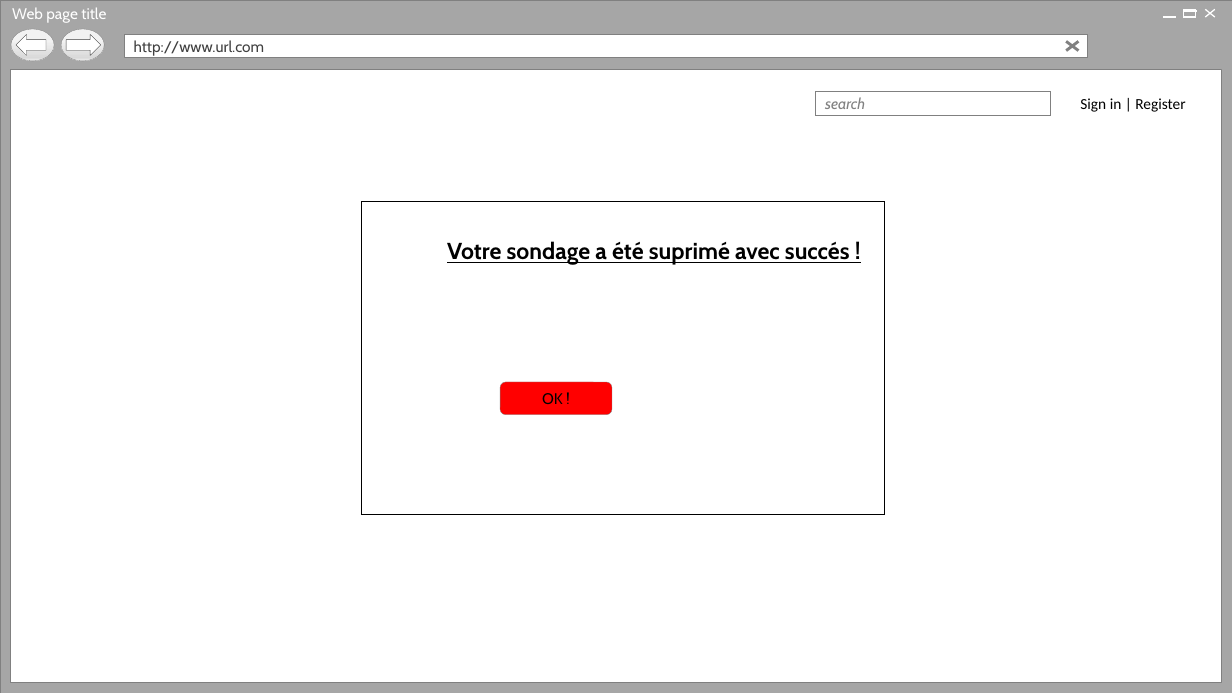
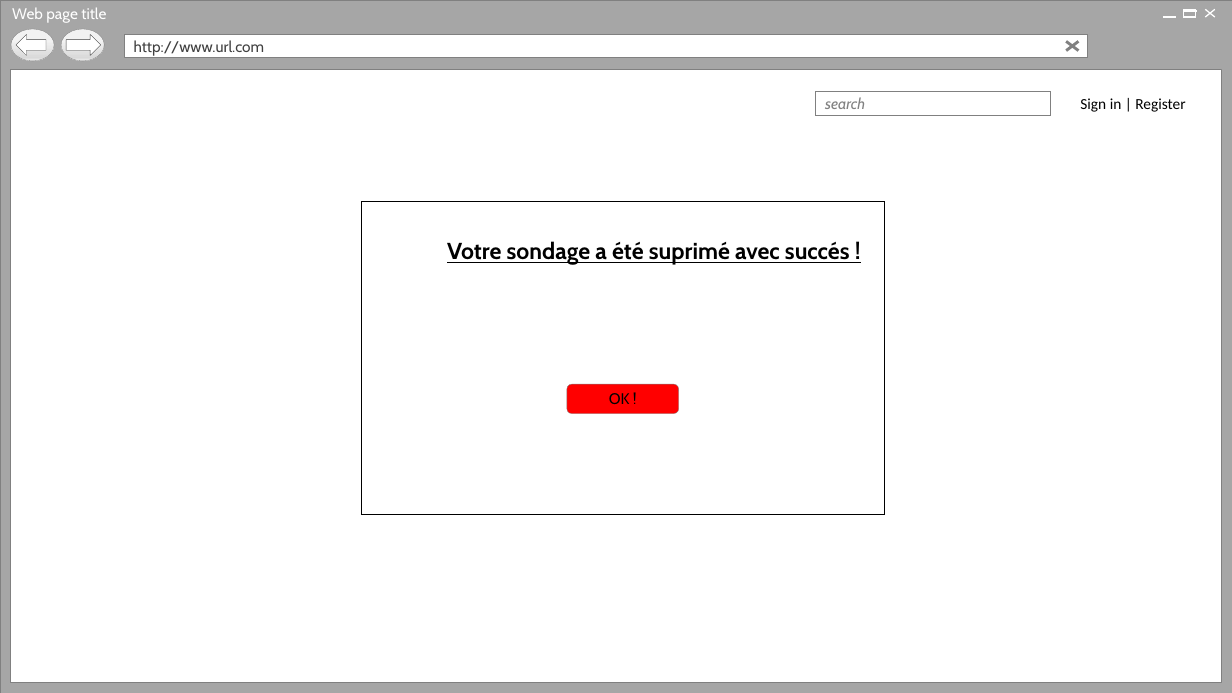
Before and after one commit to Holyz1988/PROJET1-ASP.NET, a slide deck: slide 22 of Page d’acceuil.pptx (slide 23 before the commit). Drawn at 1232x693 pixels with LibreOffice and Linux fonts; fonts in the diff are those of the drawing; background and template pictures are left out. Boxes give left, top, right and bottom in pixels: in the first picture for what was removed or moved away, otherwise in the second. Text is boxed around its words. In the diff, an @@ line names an element or a change of style, - is before the commit and + after.

```diff
--- a/Page d’acceuil.pptx
+++ b/Page d’acceuil.pptx
@@ rounded rectangle "OK !": place and size @@
-rounded rectangle "OK !" at [500, 382, 612, 414]
+rounded rectangle "OK !" at [567, 384, 679, 414]
```
Also in this commit, not shown: 18 other slides changed, 1 slide removed.
